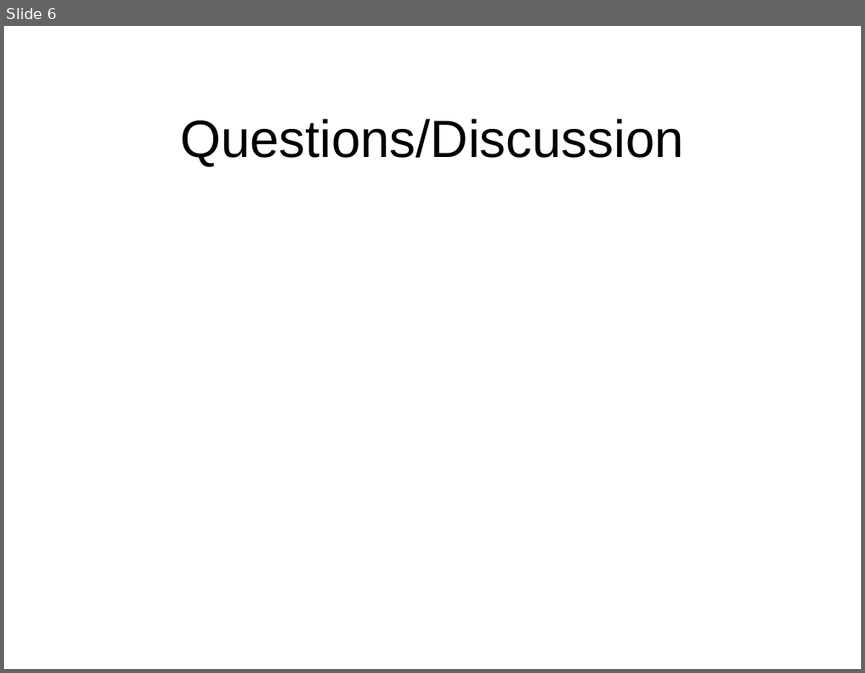
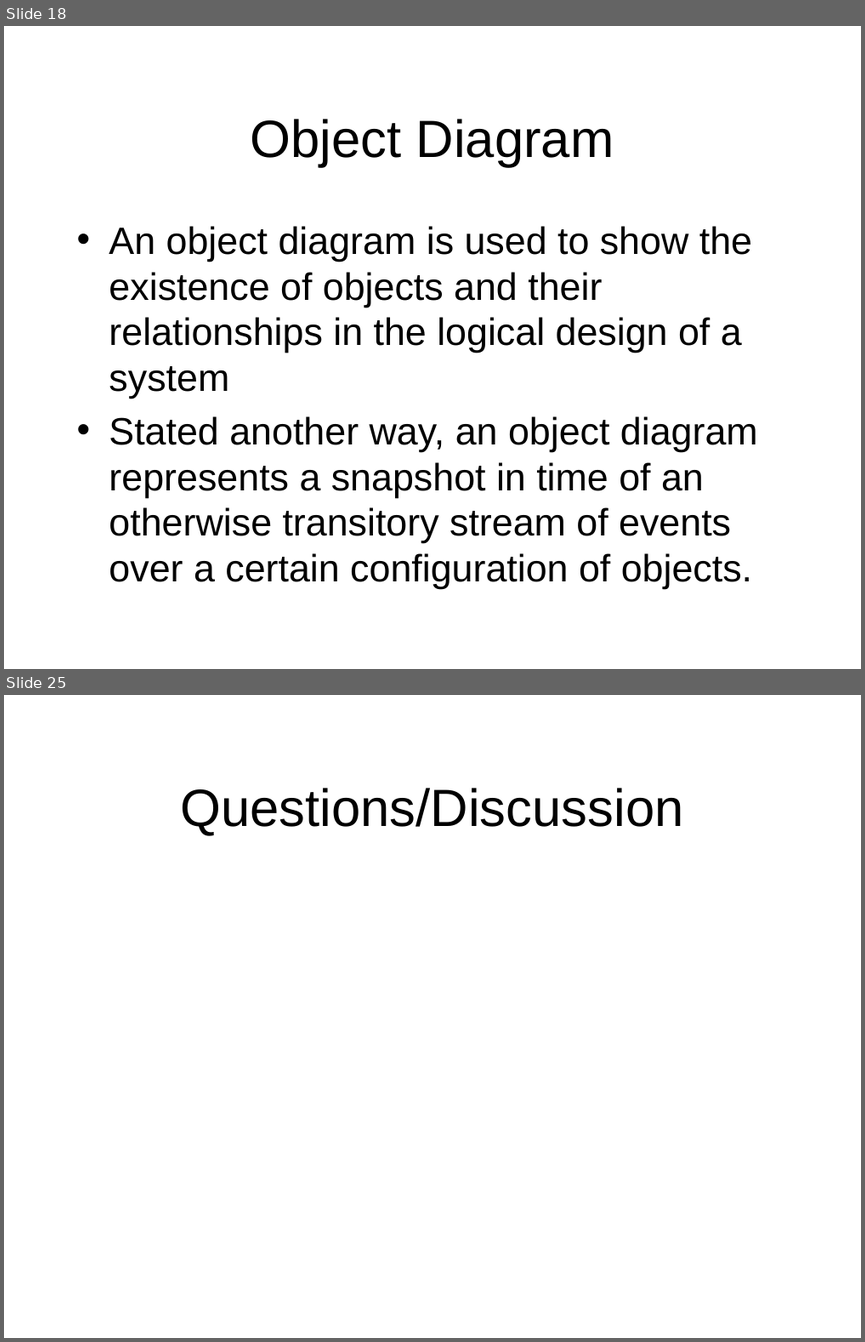
Before and after one commit to octaviordz/zjnu2017.github.io, a slide deck: OOAD/lectures/070--Notation.Part.2.pptx. Shown one above the other, each under a label of ours: slide 6 before the commit, slides 18 and 25 after it; the slides between them are not shown. The pictures are 865x673 and 865x1342 pixels, drawn with LibreOffice and Linux fonts; fonts in the diff are those of the drawing. Boxes give left, top, right and bottom in pixels: in the first picture for what was removed or moved away, otherwise in the second. Text is boxed around its words. In the diff, an @@ line names an element or a change of style, - is before the commit and + after.

```diff
--- a/OOAD/lectures/070--Notation.Part.2.pptx
+++ b/OOAD/lectures/070--Notation.Part.2.pptx
@@ slide 18 added at (x1=4, y1=26, x2=861, y2=669), background #FFFFFF @@
@@ title added at (x1=250, y1=119, x2=614, y2=167), 44 pt, text #000000 @@
+Object Diagram
@@ text added at (x1=109, y1=226, x2=758, y2=589), 32 pt, text #000000 @@
+• An object diagram is used to show the existence of objects and their relationships in the logical design of a system
+• Stated another way, an object diagram represents a snapshot in time of an otherwise transitory stream of events over a certain configuration of objects.
@@ what was slide 6 is now slide 25 @@
```
Also in this commit, not shown: 3 slides changed, 19 other slides added, 1 slide removed, 2 other files.
